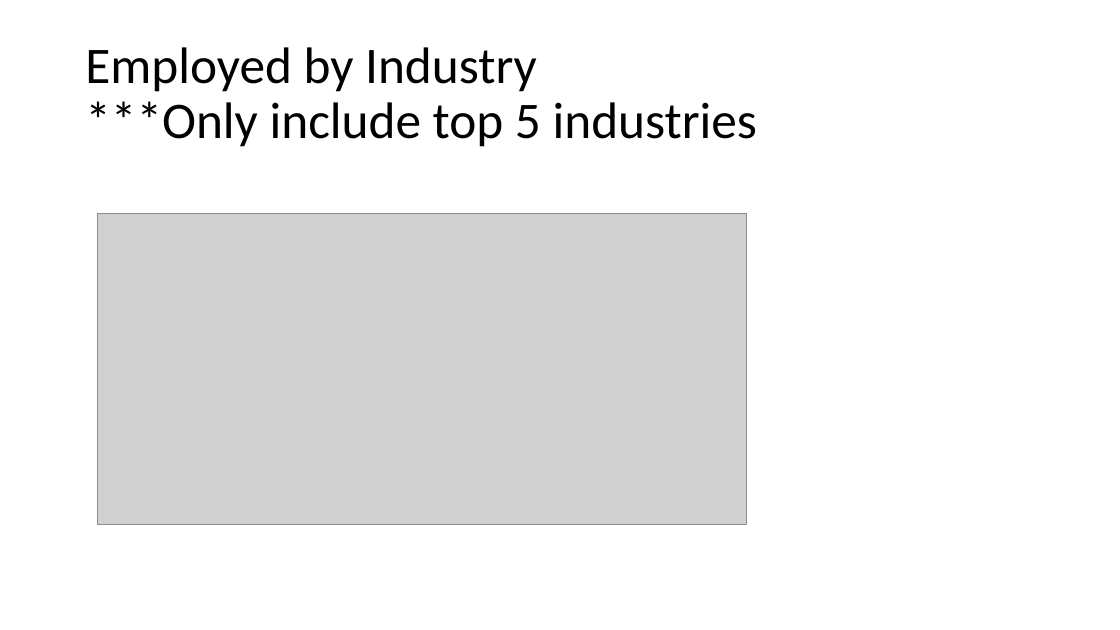
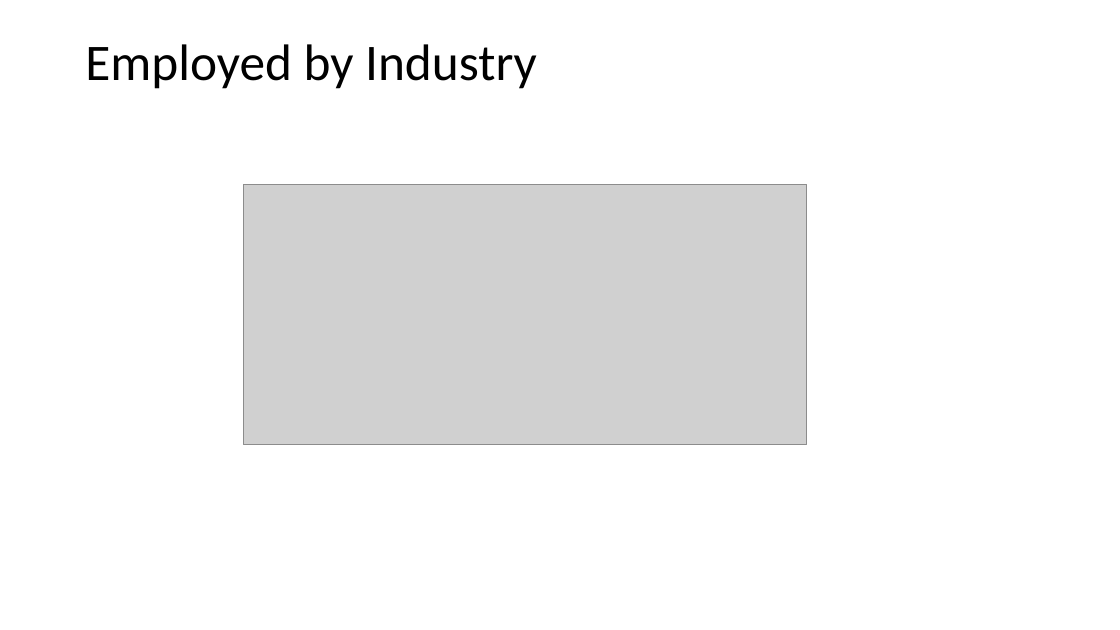
Before and after one commit to CarmenK2/GroupProject1, a slide deck: slide 5 of Presentation_ppt.pptx (slide 3 before the commit). Drawn at 1120x630 pixels with LibreOffice and Linux fonts; fonts in the diff are those of the drawing; grey boxes stand for pictures. Boxes give left, top, right and bottom in pixels: in the first picture for what was removed or moved away, otherwise in the second. Text is boxed around its words. In the diff, an @@ line names an element or a change of style, - is before the commit and + after.

```diff
--- a/Presentation_ppt.pptx
+++ b/Presentation_ppt.pptx
@@ title at [85,44,537,89]: text changed @@
-Employed by Industry
-***Only include top 5 industries
+Employed by Industry
@@ picture: place and size @@
-picture at [97,213,746,524]
+picture at [243,184,807,444]
```
Also in this commit, not shown: 2 other slides changed, 8 slides added, 6 slides removed, 2 other files.
